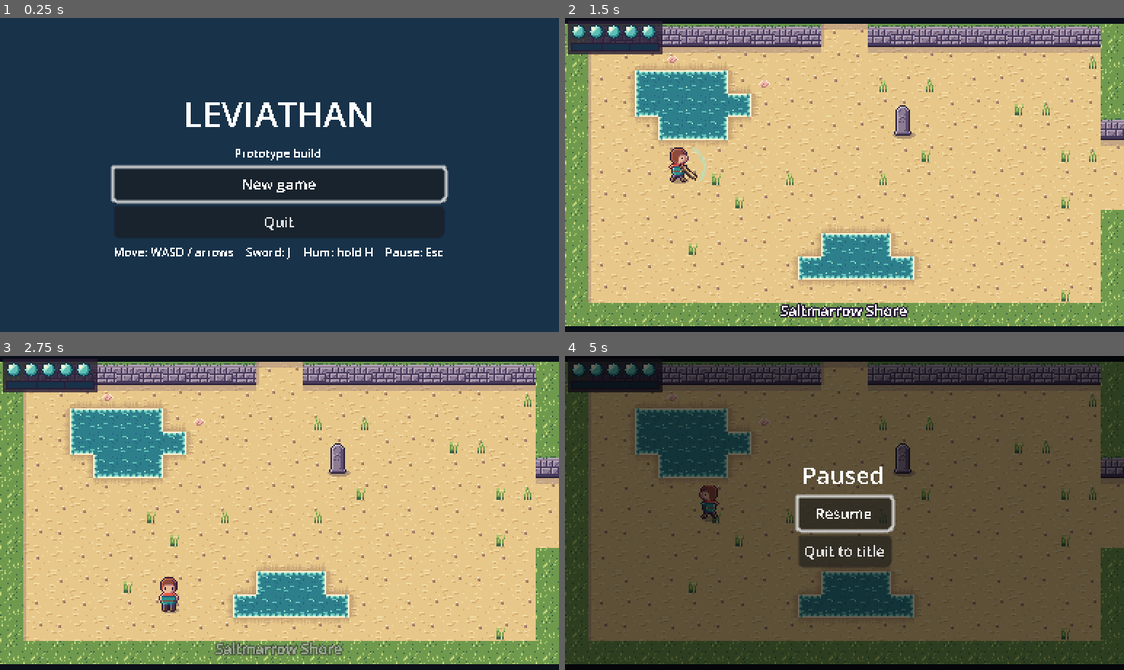
Above: before the commit, frames 1-4 (two rows, left to right).
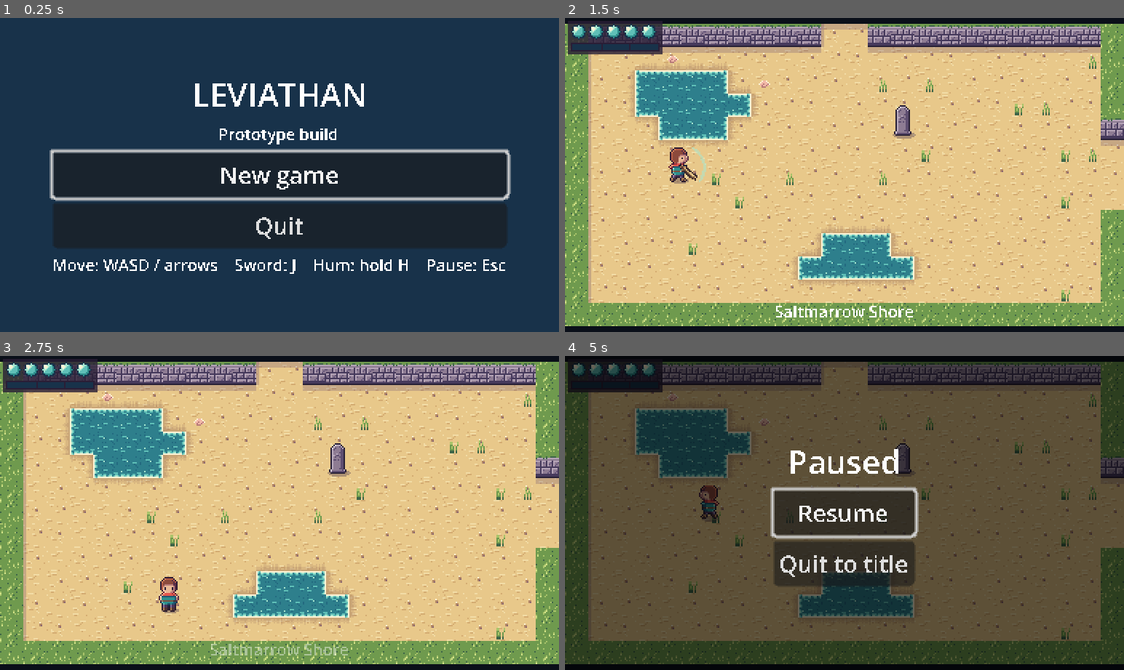
Above: after the commit, the same moments.

Repository: ashciraulo/Leviathan
Game: Godot game, scene res://scenes/title.tscn
Same seed, same stepped clock (60 frames per second), same inputs: the game is played once before the commit and once after it.
Inputs:
- Up to frame 1 (0.25 s): no input
- Up to frame 2 (1.5 s): click "New game" at 0.5 s; tap Enter at 1.25 s; hold D (move_right) from 1.28 s (still down); tap J (attack) at 1.35 s
- Up to frame 3 (2.75 s): release D (move_right) at 2.03 s; hold S (move_down) from 2.03 s (still down); tap H (hum) at 2.1 s
- Up to frame 4 (5 s): release S (move_down) at 2.78 s; hold D (move_right) 2.78-3.53 s; tap K (interact) at 2.85 s; tap Space at 3.5 s; hold W (move_up) 3.53-4.28 s; tap U (item_1) at 3.6 s; hold A (move_left) from 4.28 s (still down); tap I (item_2) at 4.35 s; tap Escape (pause) at 4.9 s

The runs differ from the first frame. In frame 1, 18% of the frame differs, in the area x 8-92%, y 20-82%; in frame 2, 0.7%; in frame 3, 0.8%; in frame 4, 6.0%.

Commit message:
Tide pixel font
A hand-drawn 5x7 pixel font with descenders and a baked-in outline,
generated by tools/build_art.py as a BMFont that Godot imports. It is
the default UI font; letters it lacks fall back to the system font so
translations still render.

Co-Authored-By: Claude Opus 5.5 <noreply@anthropic.com>
Claude-Session: https://claude.ai/code/session_01UYEn5UPccDyrfNhgn9YYhF

Diff:
--- a/scripts/autoload/settings.gd
+++ b/scripts/autoload/settings.gd
@@ -6,6 +6,8 @@
 ## positions, so WASD stays in the same place on AZERTY and other layouts.
 
 const PATH := "user://settings.cfg"
+## Tide, the pixel font (generated by tools/build_art.py).
+const FONT_PATH := "res://assets/fonts/tide.fnt"
 
 ## 0 turns hitstop off, 1 is full strength.
 var hitstop_scale := 1.0
@@ -20,6 +22,7 @@
 
 func _ready() -> void:
 	_register_default_actions()
+	_set_default_font()
 	load_settings()
 	TranslationServer.set_locale(locale)
 
@@ -67,6 +70,16 @@
 			InputMap.action_add_event(action, event)
 
 
+func _set_default_font() -> void:
+	var font := load(FONT_PATH) as FontFile
+	if font == null:
+		return
+	# Letters Tide doesn't have (accents, CJK) come from the system font.
+	font.fallbacks = [SystemFont.new()]
+	ThemeDB.fallback_font = font
+	ThemeDB.fallback_font_size = UI.FONT_SIZE
+
+
 static func _key(code: Key) -> InputEventKey:
 	var event := InputEventKey.new()
 	event.physical_keycode = code
--- a/scripts/core/ui.gd
+++ b/scripts/core/ui.gd
@@ -3,8 +3,11 @@
 ## Small helpers for building menus in code. Text is always a translation key;
 ## Godot translates Label and Button text automatically.
 
+## Native size of Tide, the pixel font. Use whole multiples so it stays crisp.
+const FONT_SIZE := 11
 
-static func label(key: String, font_size: int = 10) -> Label:
+
+static func label(key: String, font_size: int = UI.FONT_SIZE) -> Label:
 	var node := Label.new()
 	node.text = key
 	node.horizontal_alignment = HORIZONTAL_ALIGNMENT_CENTER
@@ -15,7 +18,6 @@
 static func button(key: String, on_pressed: Callable) -> Button:
 	var node := Button.new()
 	node.text = key
-	node.add_theme_font_size_override("font_size", 10)
 	node.pressed.connect(on_pressed)
 	return node
 
--- a/scripts/ui/hud.gd
+++ b/scripts/ui/hud.gd
@@ -20,13 +20,11 @@
 	_gauge.draw.connect(_draw_gauge)
 	add_child(_gauge)
 
-	_toast = UI.label("", 10)
+	_toast = UI.label("")
 	_toast.name = "Toast"
 	_toast.set_anchors_and_offsets_preset(Control.PRESET_BOTTOM_WIDE)
 	_toast.offset_top = -22
 	_toast.offset_bottom = -6
-	_toast.add_theme_color_override("font_outline_color", Palette.OUTLINE)
-	_toast.add_theme_constant_override("outline_size", 4)
 	_toast.modulate.a = 0.0
 	add_child(_toast)
 	Events.toast.connect(show_toast)
--- a/scripts/ui/pause_menu.gd
+++ b/scripts/ui/pause_menu.gd
@@ -16,7 +16,7 @@
 	dim.set_anchors_preset(Control.PRESET_FULL_RECT)
 	add_child(dim)
 	var column := UI.centered_column(self)
-	column.add_child(UI.label("PAUSE_TITLE", 16))
+	column.add_child(UI.label("PAUSE_TITLE", UI.FONT_SIZE * 2))
 	_resume = UI.button("MENU_RESUME", close)
 	column.add_child(_resume)
 	column.add_child(UI.button("MENU_QUIT_TO_TITLE", _quit_to_title))
--- a/scripts/ui/title.gd
+++ b/scripts/ui/title.gd
@@ -12,15 +12,15 @@
 	add_child(background)
 
 	var column := UI.centered_column(self)
-	column.add_child(UI.label("GAME_TITLE", 24))
-	column.add_child(UI.label("TITLE_SUBTITLE", 8))
+	column.add_child(UI.label("GAME_TITLE", UI.FONT_SIZE * 2))
+	column.add_child(UI.label("TITLE_SUBTITLE"))
 	var continue_button := UI.button("MENU_CONTINUE", _on_continue)
 	continue_button.visible = SaveManager.has_save()
 	column.add_child(continue_button)
 	var new_game_button := UI.button("MENU_NEW_GAME", _on_new_game)
 	column.add_child(new_game_button)
 	column.add_child(UI.button("MENU_QUIT", func() -> void: get_tree().quit()))
-	column.add_child(UI.label("TITLE_CONTROLS", 8))
+	column.add_child(UI.label("TITLE_CONTROLS"))
 
 	var first := continue_button if continue_button.visible else new_game_button
 	first.grab_focus.call_deferred()
Not shown, added: assets/fonts/tide.fnt
Binary file added: assets/fonts/tide.png
